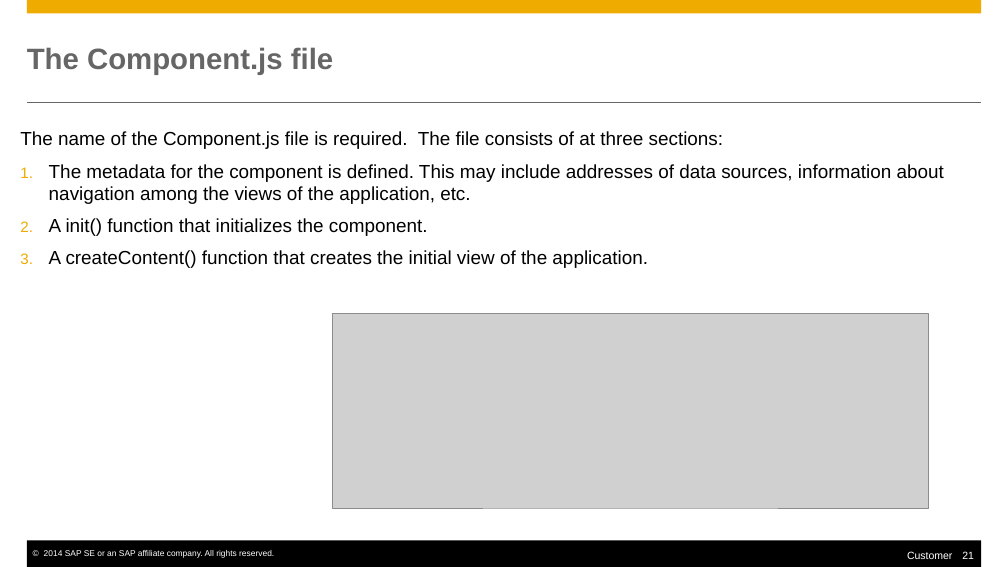
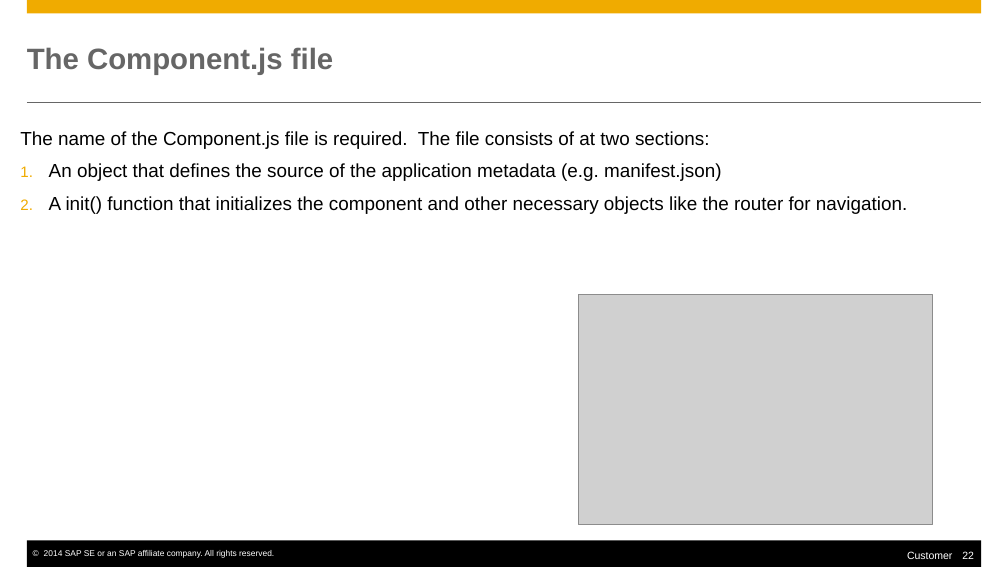
Before and after one commit to rosshigh/UI5, a slide deck: slide 22 of Notes/SAPUI5.pptx (slide 21 before the commit). Drawn at 1008x567 pixels with LibreOffice and Linux fonts; fonts in the diff are those of the drawing; grey boxes stand for pictures; background and template pictures are left out. Boxes give left, top, right and bottom in pixels: in the first picture for what was removed or moved away, otherwise in the second. Text is boxed around its words. In the diff, an @@ line names an element or a change of style, - is before the commit and + after.

```diff
--- a/Notes/SAPUI5.pptx
+++ b/Notes/SAPUI5.pptx
@@ text at bbox=[20, 131, 907, 214]: text changed @@
-The name of the Component.js file is required. The file consists of at three sections:
-1. The metadata for the component is defined. This may include addresses of data sources, information about
-   navigation among the views of the application, etc.
-2. A init() function that initializes the component.
-3. A createContent() function that creates the initial view of the application.
+The name of the Component.js file is required. The file consists of at two sections:
+1. An object that defines the source of the application metadata (e.g. manifest.json)
+2. A init() function that initializes the component and other necessary objects like the router for navigation.
@@ picture: place and size @@
-picture at bbox=[332, 314, 928, 508]
+picture at bbox=[578, 295, 932, 524]
@@ page number at bbox=[962, 551, 974, 559]: text changed @@
-21
+22
```
Also in this commit, not shown: 7 other slides changed, 1 slide added, 2 slides removed, 24 other files.
